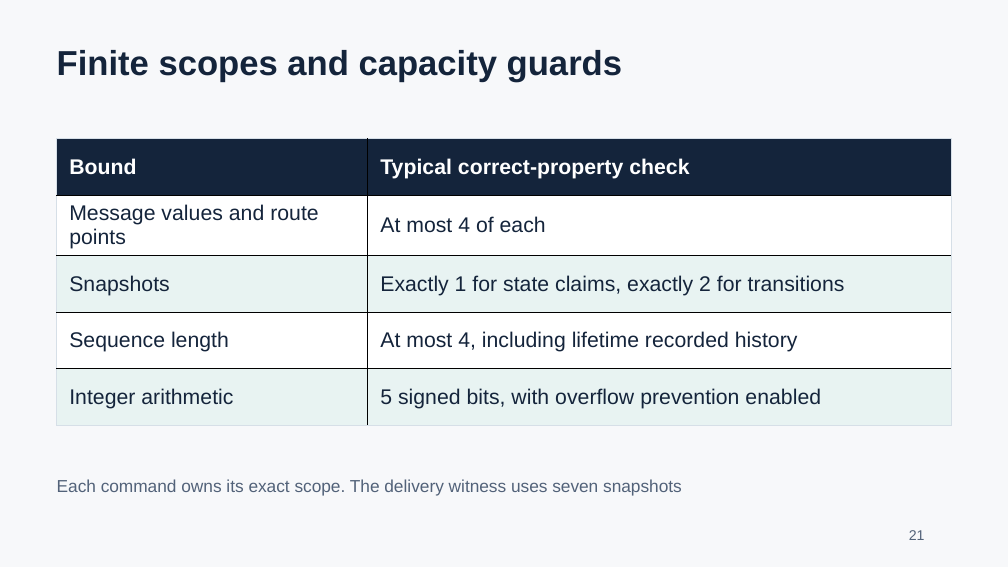
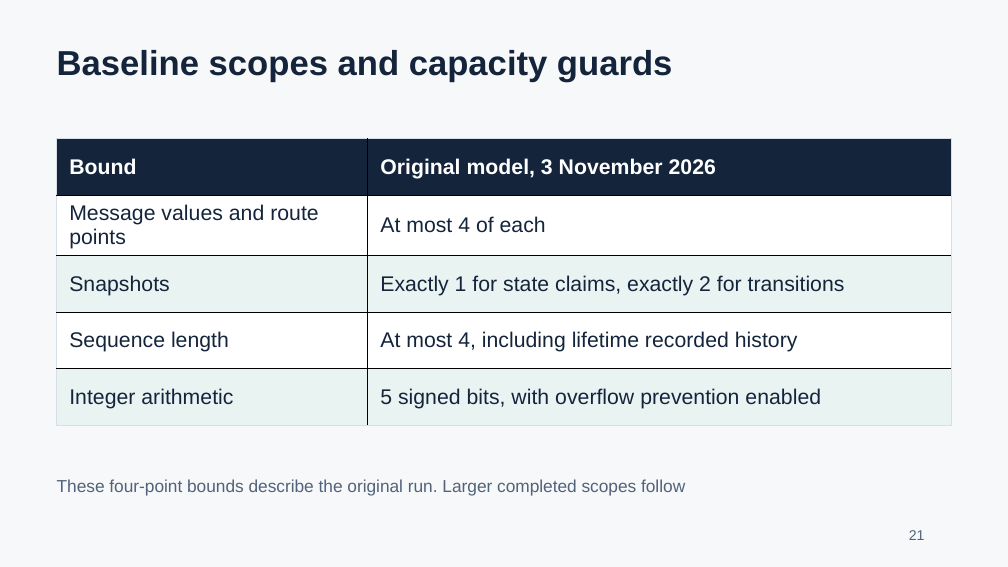
Before and after one commit to adity1234567/formal-methods-and-agent-research, a slide deck: slide 21 of output/presentation/telecommunications_pipeline.pptx. Drawn at 1008x567 pixels with LibreOffice and Linux fonts; fonts in the diff are those of the drawing. Boxes give left, top, right and bottom in pixels: in the first picture for what was removed or moved away, otherwise in the second. Text is boxed around its words. In the diff, an @@ line names an element or a change of style, - is before the commit and + after.

```diff
--- a/output/presentation/telecommunications_pipeline.pptx
+++ b/output/presentation/telecommunications_pipeline.pptx
@@ text at (57,50,672,82): text changed @@
-Finite scopes and capacity guards
+Baseline scopes and capacity guards
@@ table at (57,138,951,422) @@
-row 1, column 2: Typical correct-property check
+row 1, column 2: Original model, 3 November 2026
@@ text at (57,479,685,496): text changed @@
-Each command owns its exact scope. The delivery witness uses seven snapshots
+These four-point bounds describe the original run. Larger completed scopes follow
```
Also in this commit, not shown: 5 other slides changed, 1 slide added.
